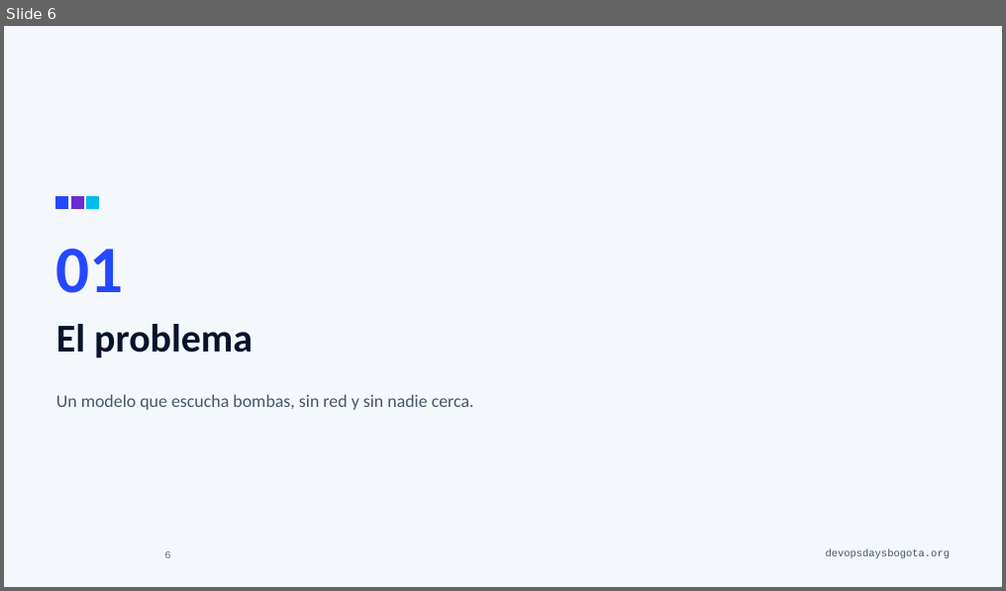
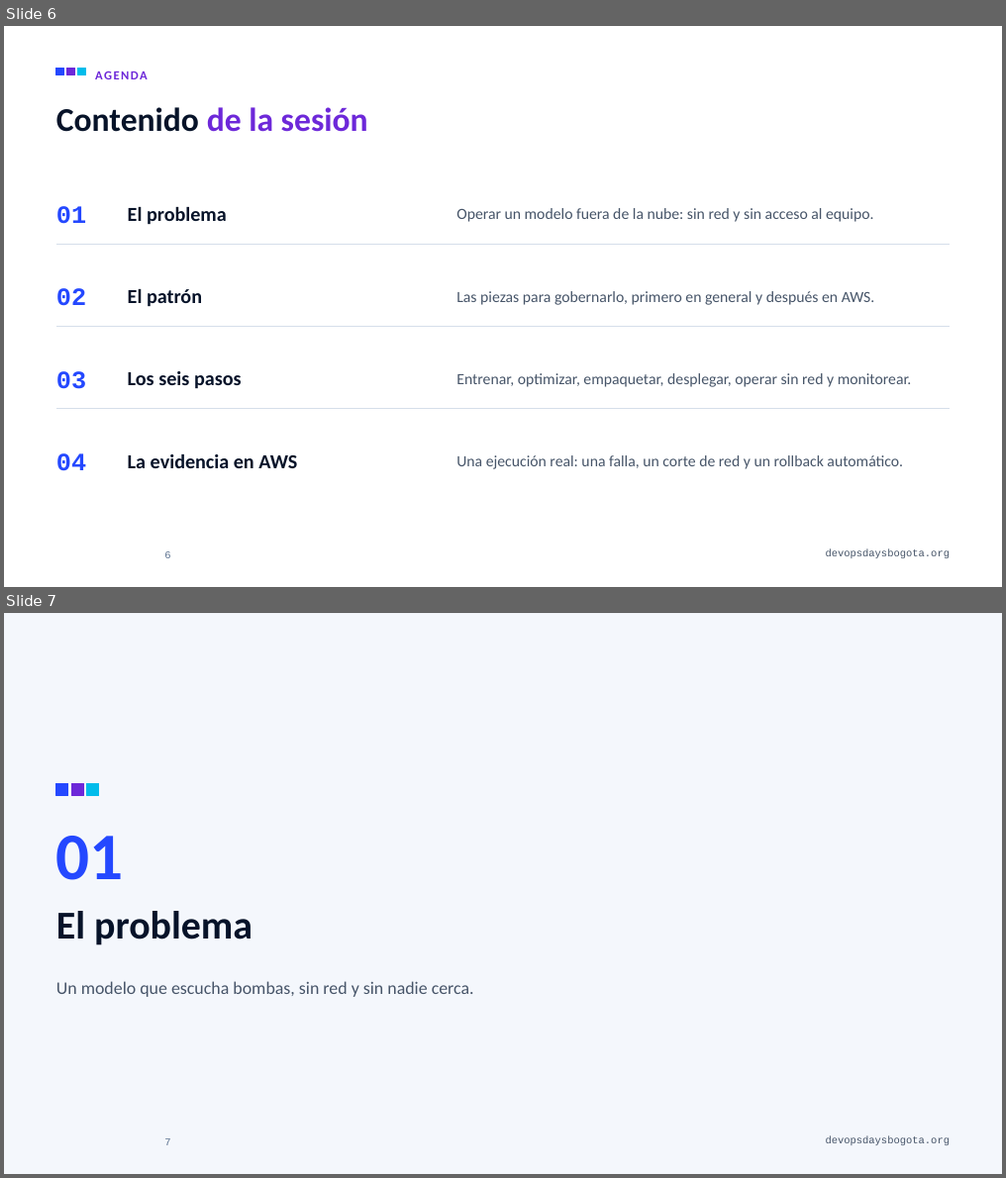
Before and after one commit to alejandro945/mlops-a-ciegas, a slide deck: talk/MLOps-a-ciegas-DevOpsDays-Bogota-2026.pptx. Shown one above the other, each under a label of ours: slide 6 before the commit, slides 6 and 7 after it. The pictures are 1006x591 and 1006x1178 pixels, drawn with LibreOffice and Linux fonts; fonts in the diff are those of the drawing; background and template pictures are left out. Boxes give left, top, right and bottom in pixels: in the first picture for what was removed or moved away, otherwise in the second. Text is boxed around its words. In the diff, an @@ line names an element or a change of style, - is before the commit and + after.

```diff
--- a/talk/MLOps-a-ciegas-DevOpsDays-Bogota-2026.pptx
+++ b/talk/MLOps-a-ciegas-DevOpsDays-Bogota-2026.pptx
@@ slide 6 added at box(4, 26, 1002, 587), background #FFFFFF; not listed: 1 template element that a slide beside it also shows @@
@@ rectangle added at box(56, 68, 63, 76), fill #2448FF, outline #2448FF 1 pt @@
@@ rectangle added at box(67, 68, 74, 76), fill #6D28D9, outline #6D28D9 1 pt @@
@@ rectangle added at box(78, 68, 85, 76), fill #00BCEB, outline #00BCEB 1 pt @@
@@ text added at box(95, 64, 656, 85), 12 pt, text #6D28D9, bold @@
+AGENDA
@@ title added at box(56, 107, 368, 132), 32 pt, text #6D28D9, bold @@
+Contenido de la sesión
@@ text added at box(56, 206, 86, 224), 24 pt, text #2448FF, bold @@
+01
@@ text added at box(128, 207, 227, 225), 19.2 pt, text #071329, bold @@
+El problema
@@ text added at box(456, 208, 874, 222), 15 pt, text #475569 @@
+Operar un modelo fuera de la nube: sin red y sin acceso al equipo.
@@ line added from (56, 245) to (949, 245), #D5DEEA 0.9 pt @@
@@ text added at box(56, 288, 86, 306), 24 pt, text #2448FF, bold @@
+02
@@ text added at box(128, 289, 202, 307), 19.2 pt, text #071329, bold @@
+El patrón
@@ text added at box(456, 291, 875, 305), 15 pt, text #475569 @@
+Las piezas para gobernarlo, primero en general y después en AWS.
@@ line added from (56, 327) to (949, 327), #D5DEEA 0.9 pt @@
@@ text added at box(56, 372, 86, 389), 24 pt, text #2448FF, bold @@
+03
@@ text added at box(128, 372, 242, 389), 19.2 pt, text #071329, bold @@
+Los seis pasos
@@ text added at box(456, 373, 912, 387), 15 pt, text #475569 @@
+Entrenar, optimizar, empaquetar, desplegar, operar sin red y monitorear.
@@ line added from (56, 409) to (949, 409), #D5DEEA 0.9 pt @@
@@ text added at box(56, 454, 86, 472), 24 pt, text #2448FF, bold @@
+04
@@ text added at box(128, 455, 297, 469), 19.2 pt, text #071329, bold @@
+La evidencia en AWS
@@ text added at box(456, 456, 903, 470), 15 pt, text #475569 @@
+Una ejecución real: una falla, un corte de red y un rollback automático.
@@ page number added at box(164, 552, 170, 559), 10 pt, text #5C7290 @@
+6
@@ what was slide 6 is now slide 7 @@
@@ page number at box(164, 1139, 170, 1146): text changed @@
-6
+7
```
Also in this commit, not shown: 5 slides changed, 5 other files.
